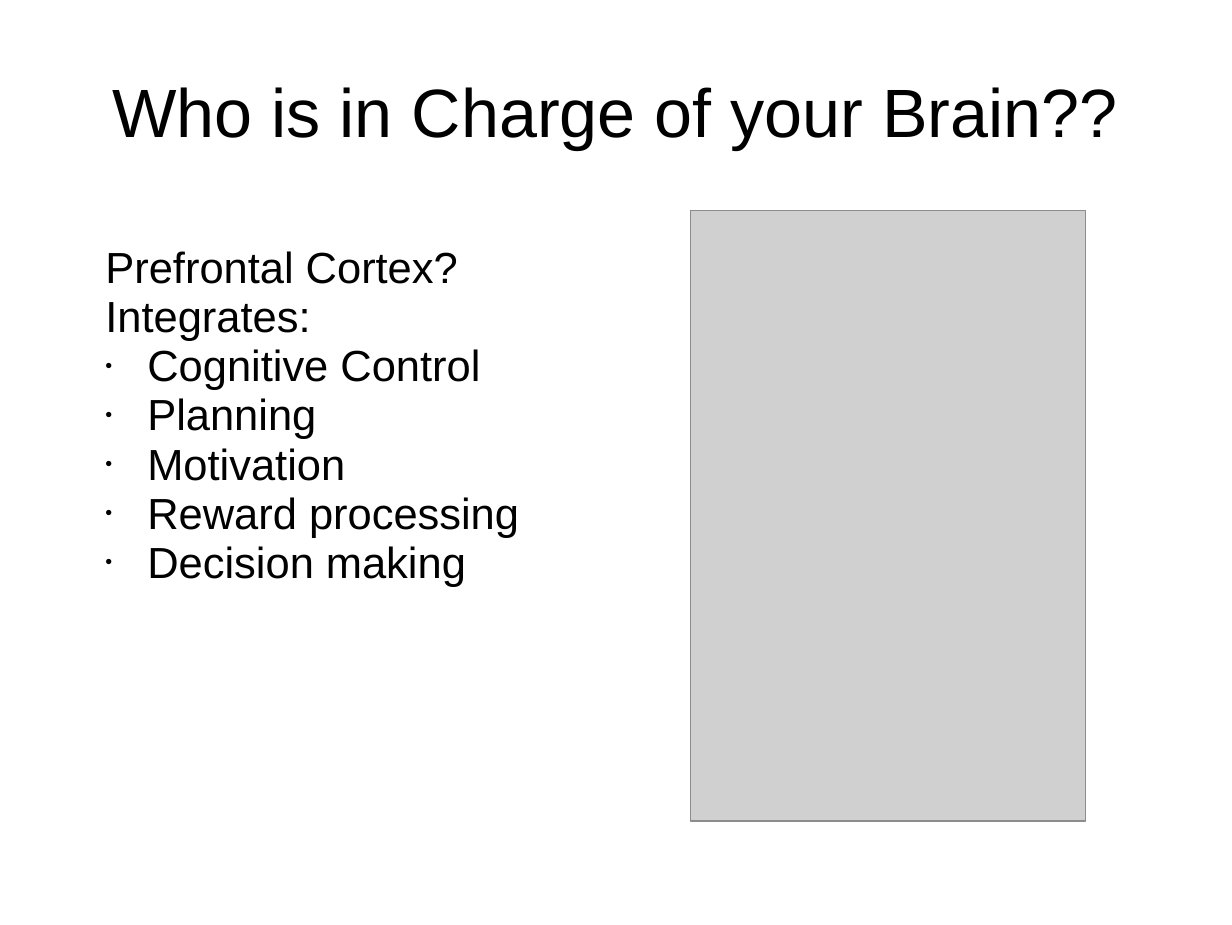
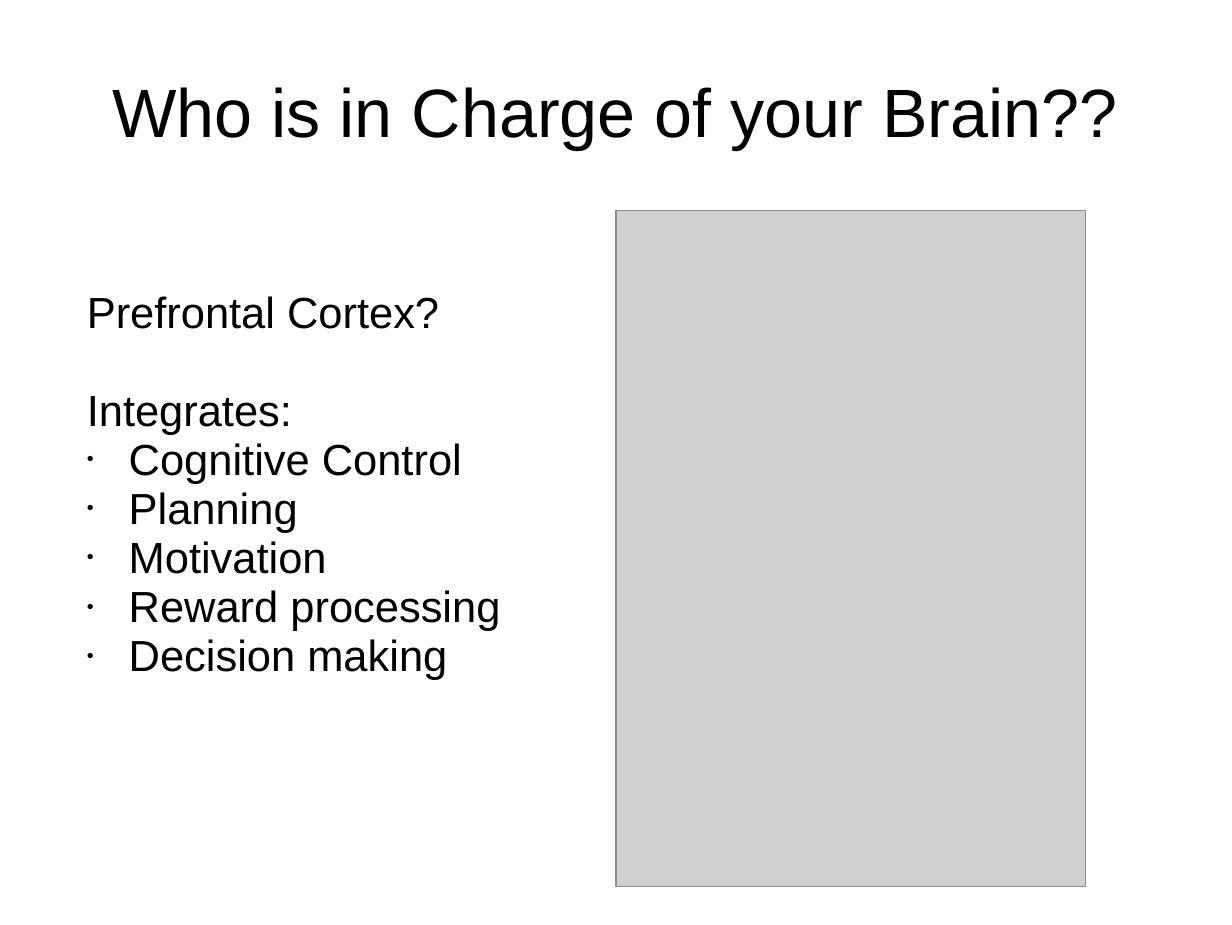
Before and after one commit to ccnlab/teaching, a slide deck: slide 2 of ccn/randy_slides/oreilly_ccn_executive.pptx. Drawn at 1232x925 pixels with LibreOffice and Linux fonts; fonts in the diff are those of the drawing; grey boxes stand for pictures; background and template pictures are left out. Boxes give left, top, right and bottom in pixels: in the first picture for what was removed or moved away, otherwise in the second. Text is boxed around its words. In the diff, an @@ line names an element or a change of style, - is before the commit and + after.

```diff
--- a/ccn/randy_slides/oreilly_ccn_executive.pptx
+++ b/ccn/randy_slides/oreilly_ccn_executive.pptx
@@ picture: place and size @@
-picture at [691, 211, 1086, 822]
+picture at [616, 211, 1086, 887]
@@ text "Prefrontal Cortex?" rewrapped from [105, 251, 519, 587] to [87, 296, 500, 680] @@
```
Also in this commit, not shown: 2 other slides changed, 6 other files.
